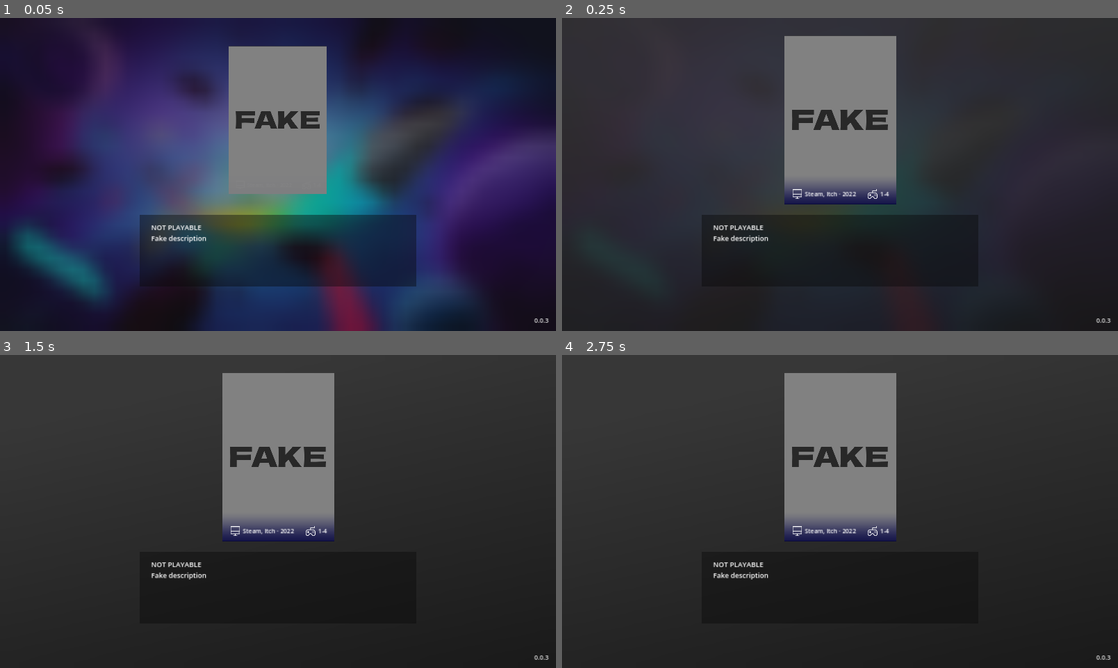
Above: before the commit, frames 1-4 (two rows, left to right).
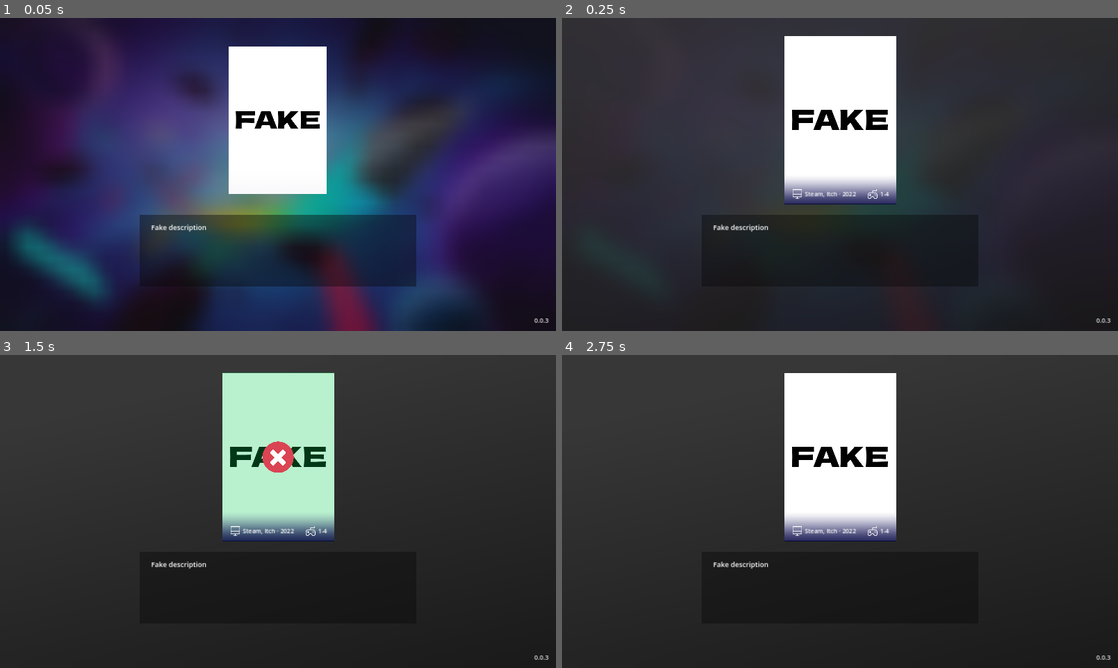
Above: after the commit, the same moments.

Repository: MrEliptik/game_launcher
Game: Godot game, scene res://scenes/app/app.tscn
Two runs of this game, one before a commit and one after it. Both use one fixed random seed, a clock stepped at 60 frames per second and the inputs below.
Inputs (mouse positions are in pixels of both pictures, inside the frame that each line leads up to):
- Up to frame 1 (0.05 s): no input
- Up to frame 2 (0.25 s): no input
- Up to frame 3 (1.5 s): move the mouse to (400, 495) at 0.52 s; hold Right (ui_right) 0.53-1.28 s; tap Enter at 1.25 s; move the mouse to (166, 527) at 1.27 s; hold Left (ui_left) from 1.28 s (still down)
- Up to frame 4 (2.75 s): tap Space at 2 s; move the mouse to (895, 442) at 2.02 s; release Left (ui_left) at 2.03 s; hold Right (ui_right) from 2.03 s (still down)

The runs differ from the first frame. In frame 1, 8.5% of the frame differs, in the area x 27-59%, y 9-72%; in frame 2, 11%; in frame 3, 11%, in the area x 27-61%, y 5-72%; in frame 4, 11%.
Error in both runs: Invalid call. Nonexistent function 'has' in base 'Nil'. (res://shared/utils/update_checker.gd:29)

Commit message:
add default value when reading config add "not playable" label on top of description

Diff:
--- a/scenes/app/app.tscn
+++ b/scenes/app/app.tscn
@@ -162,6 +162,14 @@
 horizontal_alignment = 1
 vertical_alignment = 1
 
+[node name="NotPlayable" type="Label" parent="PanelContainer/MarginContainer/HBoxContainer/Description"]
+layout_mode = 2
+size_flags_vertical = 1
+theme_override_colors/font_color = Color(1, 0, 0.216667, 1)
+theme_override_font_sizes/font_size = 26
+text = "NOT PLAYBLE"
+vertical_alignment = 1
+
 [node name="Description" type="Label" parent="PanelContainer/MarginContainer/HBoxContainer/Description"]
 layout_mode = 2
 size_flags_vertical = 1
--- a/scenes/app/scripts/app.gd
+++ b/scenes/app/scripts/app.gd
@@ -12,6 +12,7 @@
 @onready var games_container: Control = $Games
 @onready var no_game_found = $NoGameFound
 @onready var title: Label = $PanelContainer/MarginContainer/HBoxContainer/Description/Title
+@onready var not_playable: Label = $PanelContainer/MarginContainer/HBoxContainer/Description/NotPlayable
 @onready var description: Label = $PanelContainer/MarginContainer/HBoxContainer/Description/Description
 @onready var version_btn = $VersionBtn
 @onready var qr_container: VBoxContainer = $PanelContainer/MarginContainer/HBoxContainer/QRContainer
@@ -169,7 +170,7 @@
 	dict["order"] = config.get_value("SETTINGS", "order")
 	dict["visible"] = config.get_value("SETTINGS", "visible")
 	dict["pinned"] = config.get_value("SETTINGS", "pinned")
-	dict["playable"] = config.get_value("SETTINGS", "playable")
+	dict["playable"] = config.get_value("SETTINGS", "playable", true)
 
 func launch_game(game_name: String) -> void:
 	if not games[game_name].has("executable"): return
@@ -207,8 +208,7 @@
 		description.text = ""
 		# disable non playable games
 		var playable: bool =  who.properties.get("playable") if who.properties.get("playable") else false
-		if not playable:
-			description.text = "NOT PLAYABLE\n"
+		not_playable.visible = not playable
 		description.text += who.properties["description"]
 
 	# Also works in .ini has no "qr_url" property
